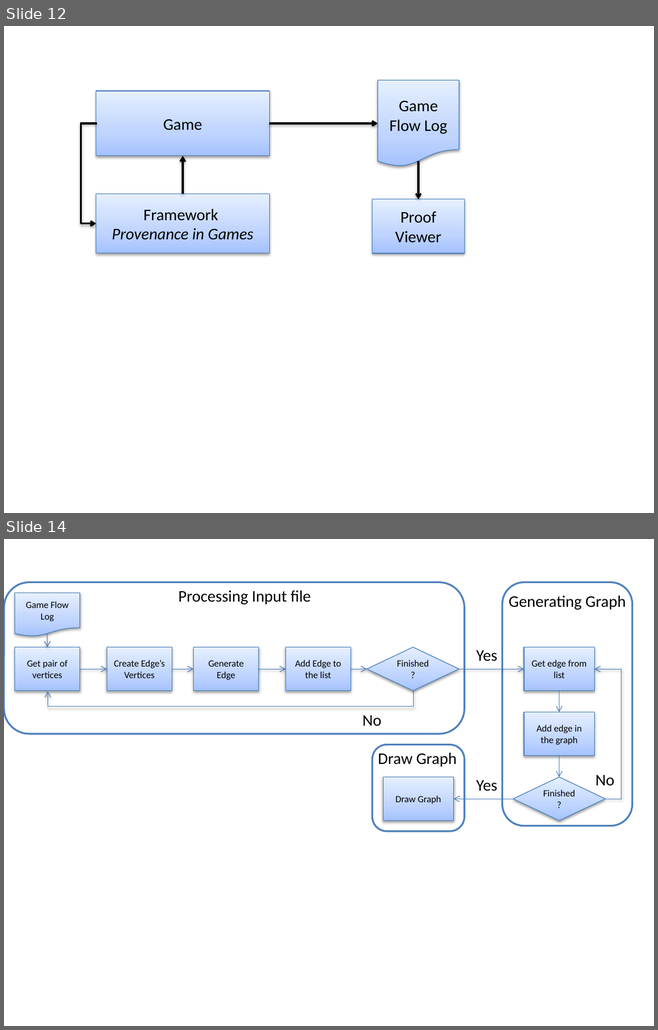
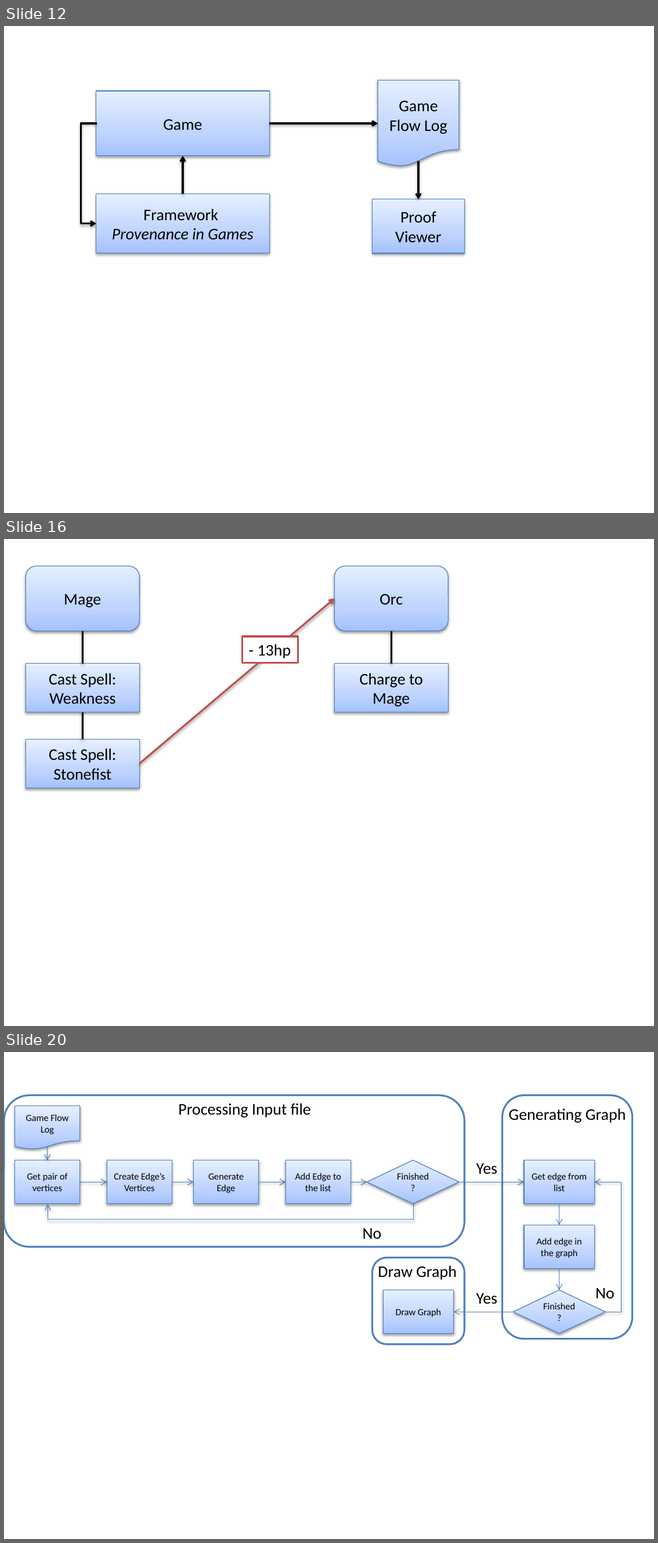
Before and after one commit to gems-uff/sdm, a slide deck: Documents/Dissertacao/dissertation_figures.pptx. Shown one above the other, each under a label of ours: slides 12 and 14 before the commit, slides 12, 16 and 20 after it; the slides between them are not shown. The pictures are 658x1030 and 658x1543 pixels, drawn with LibreOffice and Linux fonts; fonts in the diff are those of the drawing. Boxes give left, top, right and bottom in pixels: in the first picture for what was removed or moved away, otherwise in the second. Text is boxed around its words. In the diff, an @@ line names an element or a change of style, - is before the commit and + after.

```diff
--- a/Documents/Dissertacao/dissertation_figures.pptx
+++ b/Documents/Dissertacao/dissertation_figures.pptx
@@ slide 16 added at [4,539,654,1026], background #FFFFFF @@
@@ rounded rectangle added at [25,566,139,631], fill gradient #A4C4FF to #BFD4FF to #E6EEFF, outline #4B7EBC 0.75 pt, 18 pt, text #000000 @@
+Mage
@@ rounded rectangle added at [334,566,448,631], fill gradient #A4C4FF to #BFD4FF to #E6EEFF, outline #4B7EBC 0.75 pt, 18 pt, text #000000 @@
+Orc
@@ arrow added from (139, 764) to (334, 599), #C0504D 2 pt @@
@@ line added from (83, 631) to (83, 664), #000000 2 pt @@
@@ rectangle added at [242,636,298,663], fill #FFFFFF, outline #C0504D 2 pt, 18 pt, text #000000 @@
+- 13hp
@@ line added from (391, 631) to (391, 664), #000000 2 pt @@
@@ rectangle added at [25,664,139,712], fill gradient #A4C4FF to #BFD4FF to #E6EEFF, outline #4B7EBC 0.75 pt, 18 pt, text #000000 @@
+Cast Spell:
+Weakness
@@ rectangle added at [334,664,448,712], fill gradient #A4C4FF to #BFD4FF to #E6EEFF, outline #4B7EBC 0.75 pt, 18 pt, text #000000 @@
+Charge to Mage
@@ line added from (83, 712) to (83, 739), #000000 2 pt @@
@@ rectangle added at [25,739,139,788], fill gradient #A4C4FF to #BFD4FF to #E6EEFF, outline #4B7EBC 0.75 pt, 18 pt, text #000000 @@
+Cast Spell:
+Stonefist
@@ what was slide 14 is now slide 20 @@
```
Also in this commit, not shown: 1 slide changed, 5 other slides added, 2 other files.
